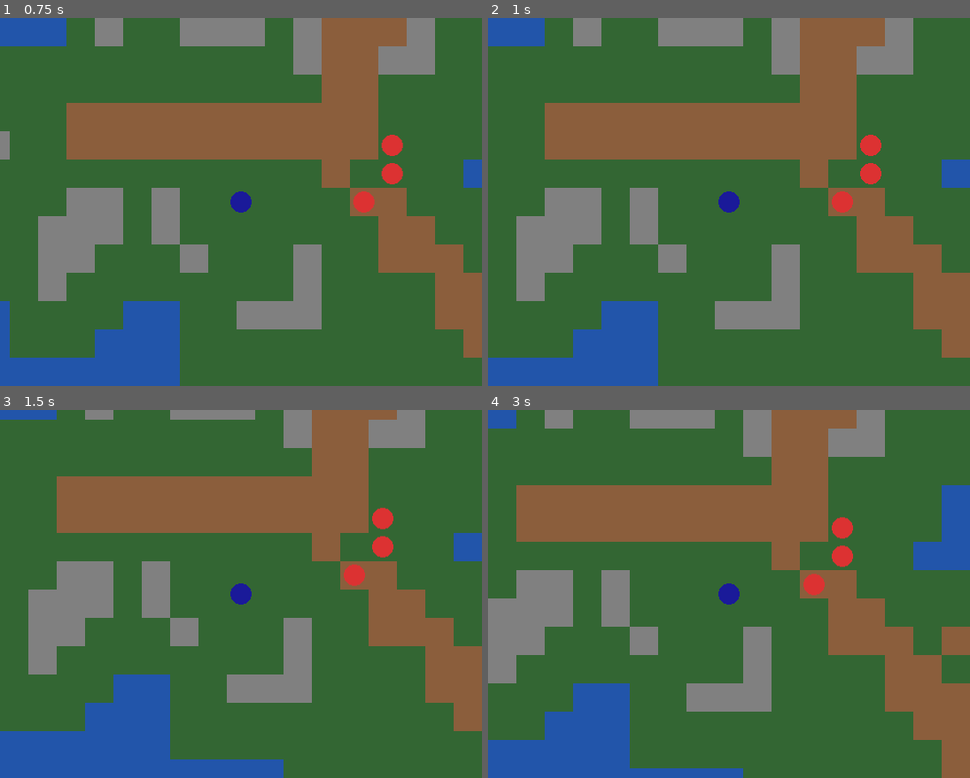
Above: before the commit, frames 1-4 (two rows, left to right).
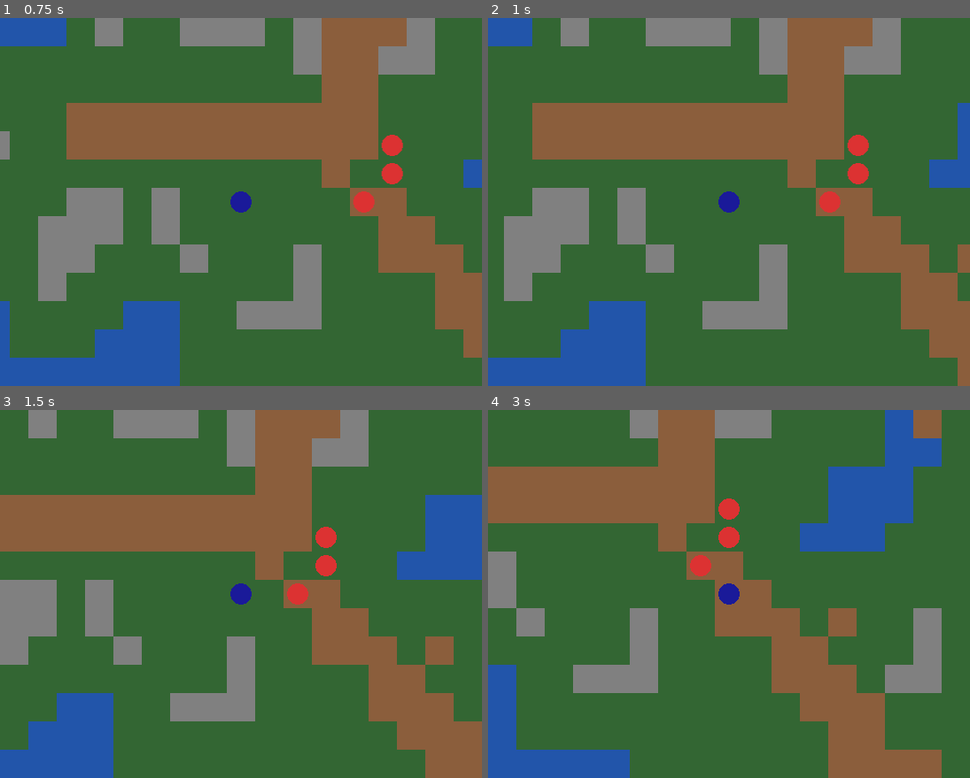
Above: after the commit, the same moments.

Repository: gabrielrheimer/classic-rpg-godot
Game: Godot game, scene res://scenes/game_map.tscn
Same seed, same stepped clock (60 frames per second), same inputs: the game is played once before the commit and once after it.
Inputs (mouse positions are in pixels of both pictures, inside the frame that each line leads up to):
- Up to frame 1 (0.75 s): tap Enter at 0.5 s; move the mouse to (347, 183) at 0.52 s; hold D (move_right) from 0.53 s (still down); click (347, 183) at 0.67 s
- Up to frame 2 (1 s): keep holding D (move_right)
- Up to frame 3 (1.5 s): move the mouse to (144, 612) at 1.27 s; release D (move_right) at 1.28 s; hold S (move_down) from 1.28 s (still down)
- Up to frame 4 (3 s): move the mouse to (777, 513) at 2.02 s; release S (move_down) at 2.03 s; hold D (move_right) 2.03-2.78 s; move the mouse to (704, 667) at 2.77 s; hold W (move_up) from 2.78 s (still down); click (704, 667) at 2.92 s

Frame 1 is identical in both runs. In frame 2, 13% of the frame differs, in the area x 3-100%, y 0-100%; in frame 3, 47%; in frame 4, 53%, in the area x 0-100%, y 0-100%.

Commit message:
feat: implement passive enemies that pursue when attacked

Diff:
--- a/scripts/entities/enemy.gd
+++ b/scripts/entities/enemy.gd
@@ -1,9 +1,11 @@
 class_name Enemy
 extends Node2D
 
+const MOVE_DURATION = 0.3
+
 enum Behavior { AGGRESSIVE, RETALIATING, FLEEING }
 
-@export var behavior: Behavior = Behavior.AGGRESSIVE
+@export var behavior: Behavior = Behavior.RETALIATING
 var aggroed: bool = false
 var stats := CharacterStats.new()
 var tile_pos: Vector2i
@@ -18,11 +20,31 @@
 	if behavior == Behavior.FLEEING:
 		return
 	var diff = player.tile_pos - tile_pos
-	if max(abs(diff.x), abs(diff.y)) == 1:
+	var distance = max(abs(diff.x), abs(diff.y))
+	if distance == 1:
 		var combat = get_node("/root/Combat")
 		combat.resolve_attack(stats, player.stats, "Enemy", "Player")
 		if player.stats.hp <= 0:
 			print("Player died")
+	elif distance > 1:
+		_move_toward(player.tile_pos)
+
+func _move_toward(target: Vector2i) -> void:
+	var diff = target - tile_pos
+	var step: Vector2i
+	if abs(diff.x) >= abs(diff.y):
+		step = Vector2i(sign(diff.x), 0)
+	else:
+		step = Vector2i(0, sign(diff.y))
+	var new_pos = tile_pos + step
+	var game_map = get_parent()
+	if not game_map.is_walkable(new_pos):
+		return
+	game_map.occupied_tiles.erase(tile_pos)
+	tile_pos = new_pos
+	game_map.occupied_tiles[tile_pos] = self
+	var tween = create_tween()
+	tween.tween_property(self, "position", Vector2(tile_pos) * Constants.TILE_SIZE, MOVE_DURATION)
 
 func on_attacked() -> void:
 	aggroed = true
Not shown, changed: CHANGELOG.md
